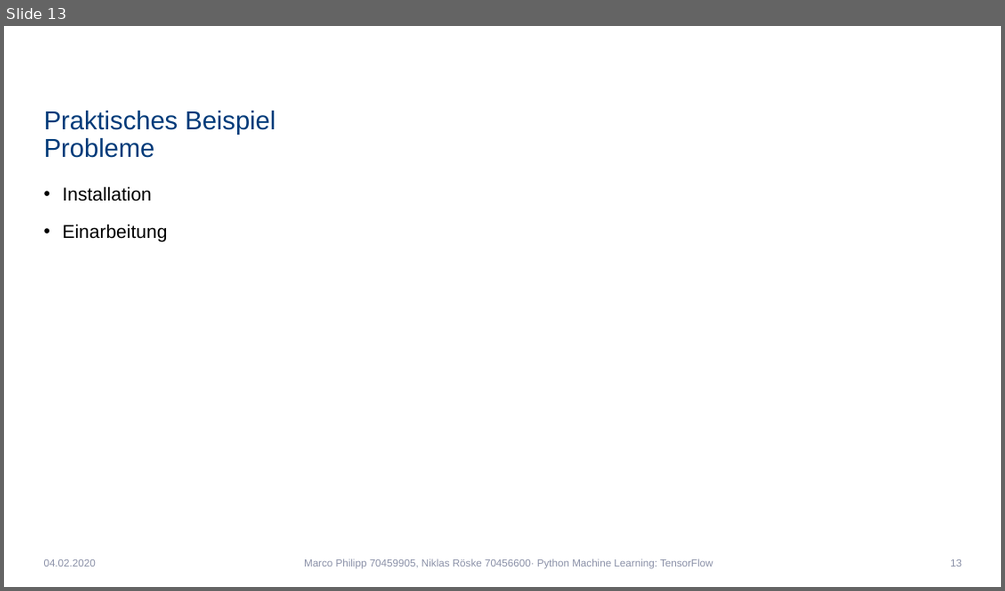
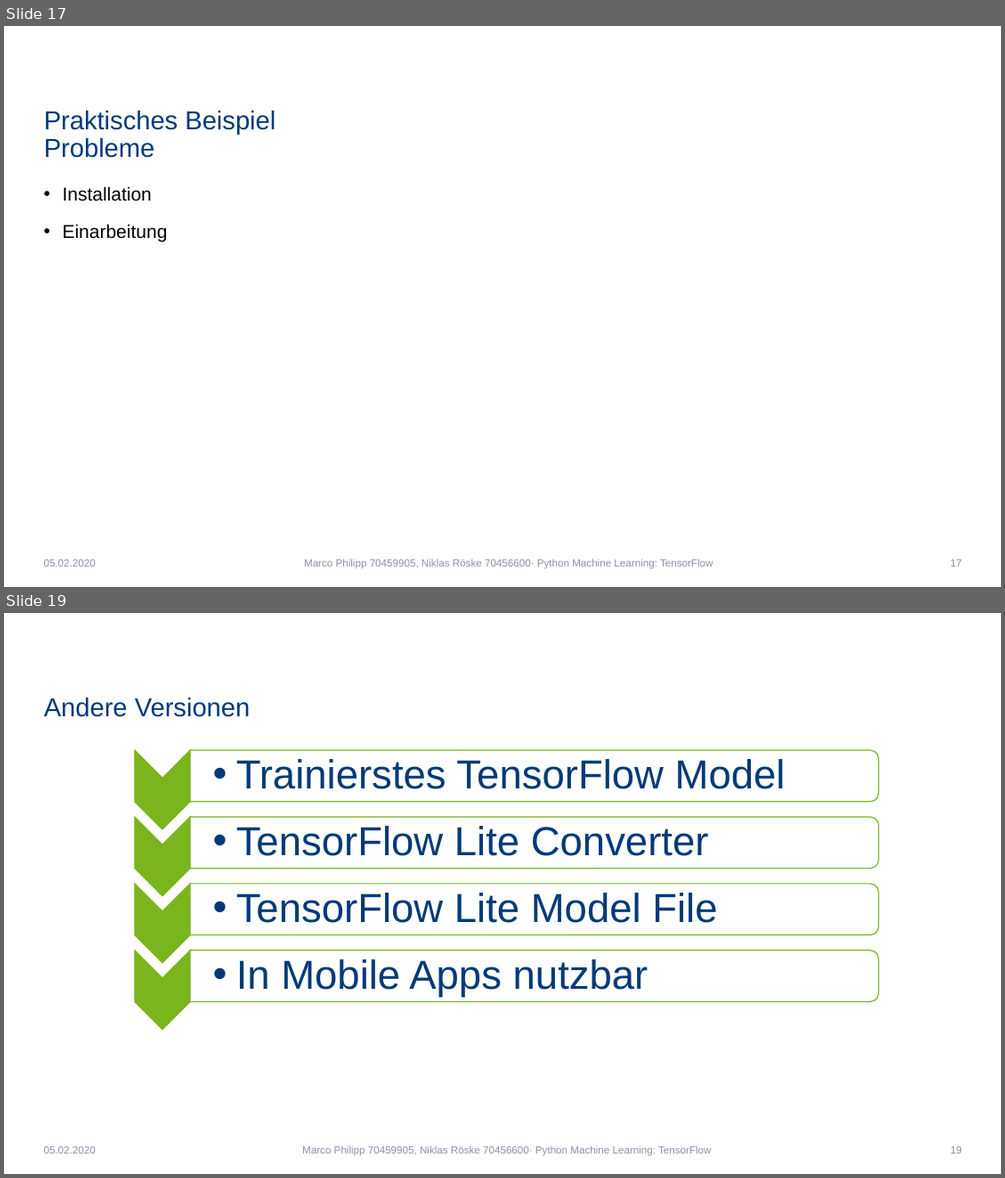
Before and after one commit to Niklas1997Git/Seminar, a slide deck: SeminarPräsentation.pptx. Shown one above the other, each under a label of ours: slide 13 before the commit, slides 17 and 19 after it; the slides between them are not shown. The pictures are 1005x591 and 1005x1178 pixels, drawn with LibreOffice and Linux fonts; fonts in the diff are those of the drawing; background and template pictures are left out. Boxes give left, top, right and bottom in pixels: in the first picture for what was removed or moved away, otherwise in the second. Text is boxed around its words. In the diff, an @@ line names an element or a change of style, - is before the commit and + after.

Commit message:
Seminarpräsentation Teil Marco

```diff
--- a/SeminarPräsentation.pptx
+++ b/SeminarPräsentation.pptx
@@ slide 19 added at box(4, 613, 1001, 1174), background #FFFFFF @@
@@ title added at box(44, 698, 251, 717), 25 pt, text #003A79 @@
+Andere Versionen
@@ group added at box(135, 750, 879, 1030): 4 chevrons, 4 round same rects, 4 texts @@
+  •• Trainierstes TensorFlow Model
+  •• TensorFlow Lite Converter
+  •• TensorFlow Lite Model File
+  •• In Mobile Apps nutzbar
@@ text added at box(44, 1146, 96, 1153), 10 pt, text #8C91A8 @@
+05.02.2020
@@ text added at box(302, 1145, 711, 1155), 10 pt, text #8C91A8 @@
+Marco Philipp 70459905, Niklas Röske 70456600· Python Machine Learning: TensorFlow
@@ page number added at box(950, 1146, 962, 1153), 10 pt, text #8C91A8 @@
+19
@@ what was slide 13 is now slide 17 @@
@@ slide 17 changed as well @@
@@ text at box(44, 559, 96, 566): text changed @@
-04.02.2020
+05.02.2020
@@ page number at box(950, 559, 962, 566): text changed @@
-13
+17
```
Also in this commit, not shown: 14 other slides changed, 4 other slides added.
